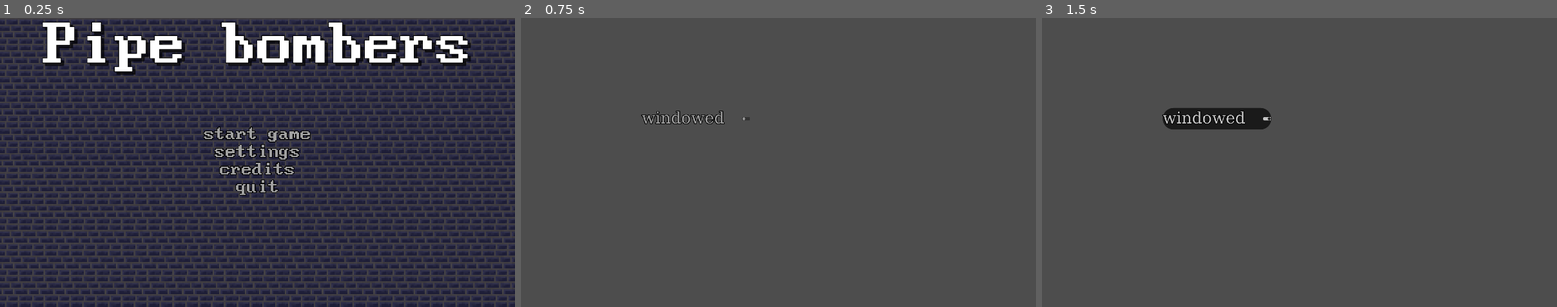
Above: before the commit, frames 1-3 (left to right).
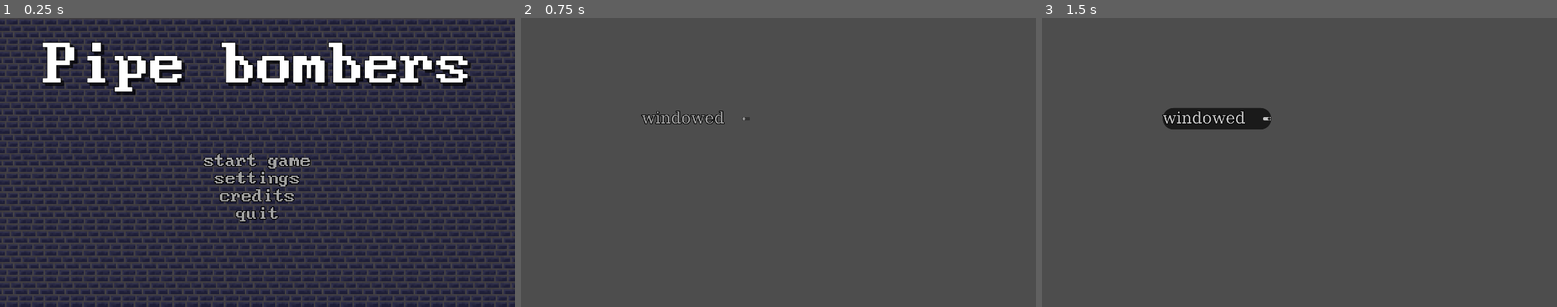
Above: after the commit, the same moments.

Repository: Canapca/NukeDuck
Game: Godot game, scene res://MainMenu/menu.tscn
Two runs of this game, one before a commit and one after it. Both use one fixed random seed, a clock stepped at 60 frames per second and the inputs below.
Inputs:
- Up to frame 1 (0.25 s): no input
- Up to frame 2 (0.75 s): click "settings" at 0.5 s
- Up to frame 3 (1.5 s): click "windowed" at 1.25 s

The runs differ from the first frame. In frame 1, 13% of the frame differs, in the area x 8-92%, y 1-71%; in frame 2, nothing differs; in frame 3, nothing differs.

Commit message:
Style changes

Diff:
--- a/project/MainMenu/menu.tscn
+++ b/project/MainMenu/menu.tscn
@@ -110,55 +110,62 @@
 
 [node name="Label" type="Label" parent="Node"]
 layout_mode = 0
+offset_top = 75.0
 offset_right = 1920.0
-offset_bottom = 280.0
+offset_bottom = 355.0
 theme = ExtResource("1_k3u3f")
 text = "Pipe bombers"
 label_settings = SubResource("LabelSettings_0ytqx")
 horizontal_alignment = 1
 
-[node name="Start Button" type="Button" parent="Node"]
+[node name="Control" type="Control" parent="Node/Label"]
+anchors_preset = 0
+offset_top = 100.0
+offset_right = 40.0
+offset_bottom = 140.0
+
+[node name="Start Button" type="Button" parent="Node/Label/Control"]
 layout_mode = 0
 offset_left = 760.0
-offset_top = 400.0
+offset_top = 325.0
 offset_right = 1160.0
-offset_bottom = 466.0
+offset_bottom = 391.0
 focus_mode = 0
 theme = ExtResource("1_k3u3f")
 text = "start game"
 flat = true
 script = ExtResource("1_ee4bf")
 
-[node name="Settings button" type="Button" parent="Node"]
+[node name="Settings button" type="Button" parent="Node/Label/Control"]
 layout_mode = 0
 offset_left = 800.0
-offset_top = 466.0
+offset_top = 391.0
 offset_right = 1120.0
-offset_bottom = 532.0
+offset_bottom = 457.0
 focus_mode = 0
 theme = SubResource("Theme_eh0v1")
 text = "settings"
 flat = true
 script = ExtResource("2_kbped")
 
-[node name="Credits Button" type="Button" parent="Node"]
+[node name="Credits Button" type="Button" parent="Node/Label/Control"]
 layout_mode = 0
 offset_left = 810.0
-offset_top = 532.0
+offset_top = 457.0
 offset_right = 1110.0
-offset_bottom = 598.0
+offset_bottom = 523.0
 focus_mode = 0
 theme = SubResource("Theme_eh0v1")
 text = "credits"
 flat = true
 script = ExtResource("3_fj5cn")
 
-[node name="Exit Button" type="Button" parent="Node"]
+[node name="Exit Button" type="Button" parent="Node/Label/Control"]
 layout_mode = 0
 offset_left = 810.0
-offset_top = 598.0
+offset_top = 523.0
 offset_right = 1110.0
-offset_bottom = 664.0
+offset_bottom = 589.0
 focus_mode = 0
 theme = SubResource("Theme_eh0v1")
 text = "quit"
